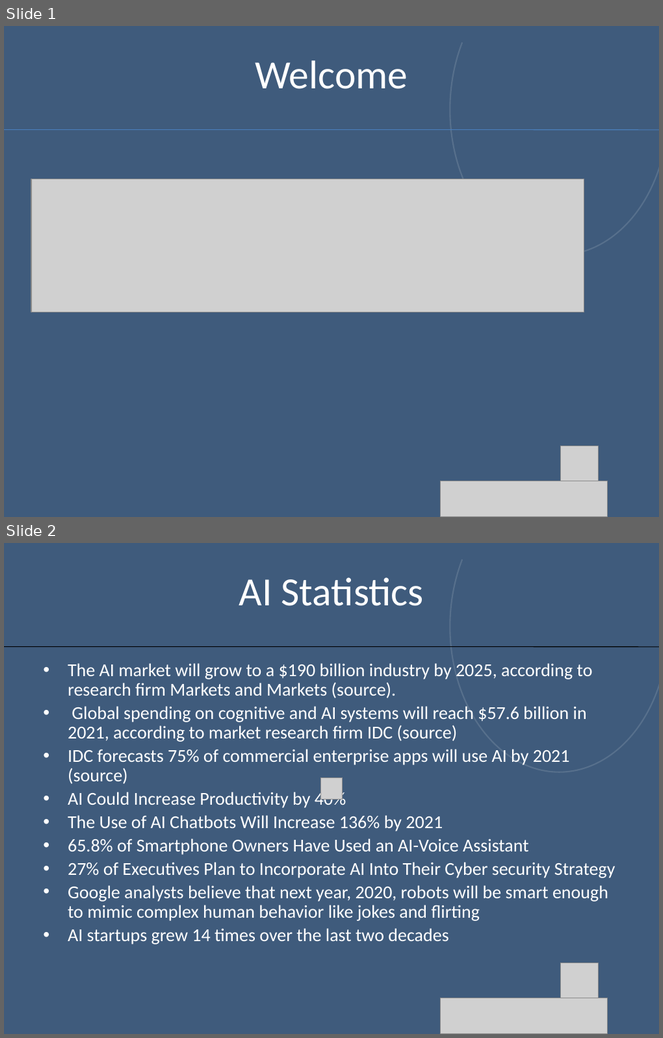
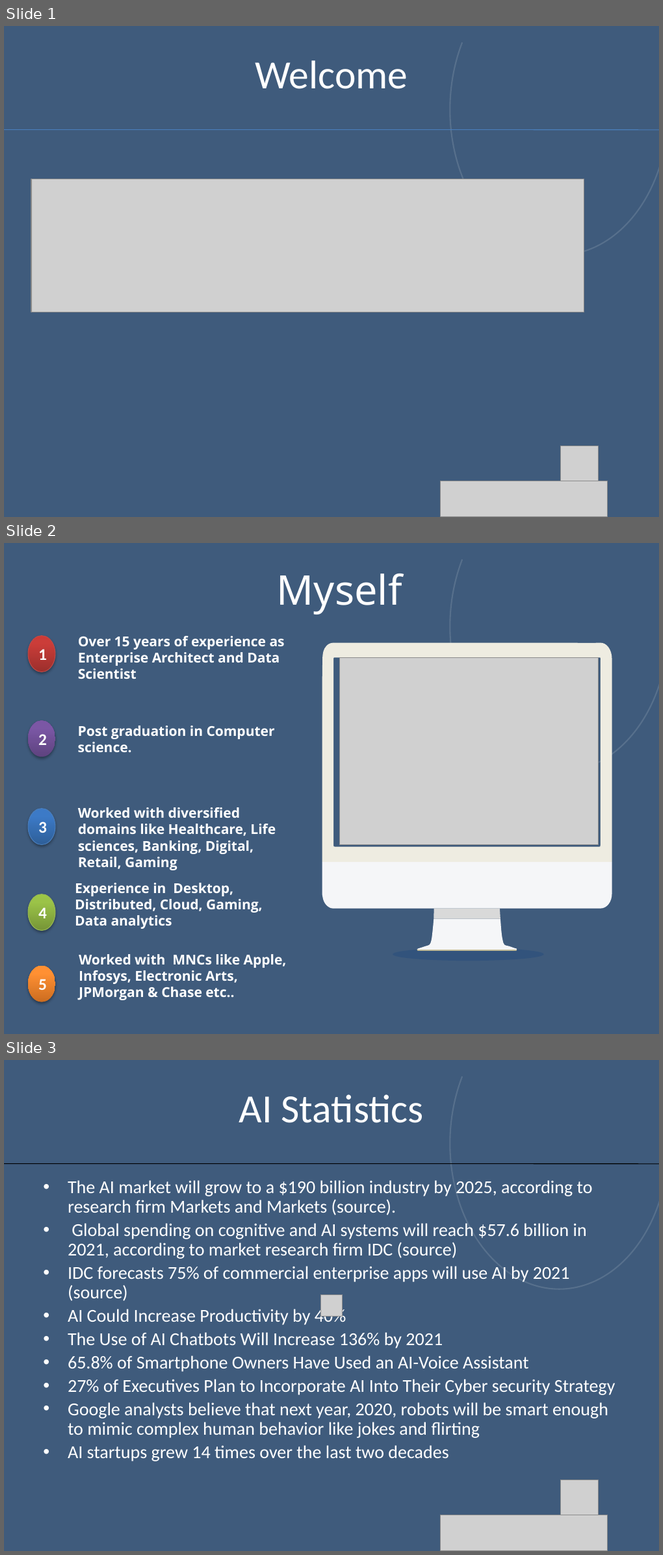
Before and after one commit to aimlearnings/DataScience, a slide deck: Introduction.pptx. Shown one above the other, each under a label of ours: slides 1 and 2 before the commit, slides 1, 2 and 3 after it. The pictures are 663x1038 and 663x1555 pixels, drawn with LibreOffice and Linux fonts; fonts in the diff are those of the drawing; grey boxes stand for pictures; background and template pictures are left out; a plain dark background stands for a picture behind light text. Boxes give left, top, right and bottom in pixels: in the first picture for what was removed or moved away, otherwise in the second. Text is boxed around its words. In the diff, an @@ line names an element or a change of style, - is before the commit and + after.

Commit message:
Adding PPTs

```diff
--- a/Introduction.pptx
+++ b/Introduction.pptx
@@ slide 2 added at box(4, 543, 659, 1034), background picture (left out); not listed: 2 template elements that a slide beside it also shows @@
@@ text added at box(277, 574, 402, 615), 45 pt, text #FFFFFF @@
+Myself
@@ ellipse added at box(28, 635, 56, 672), fill gradient #9C2F2D to #CB3E3A to #CE3B37, outline #BF4C48 0.75 pt, 18 pt, text #FFFFFF, bold @@
+1
@@ text added at box(78, 636, 285, 679), 15 pt, text #FFFFFF, bold @@
+Over 15 years of experience as Enterprise Architect and Data Scientist
@@ picture added at box(339, 657, 598, 845) @@
@@ ellipse added at box(28, 720, 56, 757), fill gradient #5F4480 to #7B58A6 to #7C57A8, 18 pt, text #FFFFFF, bold @@
+2
@@ text added at box(78, 726, 275, 753), 15 pt, text #FFFFFF, bold @@
+Post graduation in Computer science.
@@ ellipse added at box(28, 808, 56, 845), fill gradient #2F5F99 to #3D7CC7 to #3A7CCB, outline #4B7EBC 0.75 pt, 18 pt, text #FFFFFF, bold @@
+3
@@ text added at box(78, 808, 276, 871), 15 pt, text #FFFFFF, bold @@
+Worked with diversified domains like Healthcare, Life sciences, Banking, Digital, Retail, Gaming
@@ text added at box(75, 883, 263, 929), 15 pt, text #FFFFFF, bold @@
+Experience in Desktop, Distributed, Cloud, Gaming, Data analytics
@@ ellipse added at box(28, 894, 56, 930), fill gradient #779737 to #9BC348 to #9DC746, outline #98B955 0.75 pt, 18 pt, text #FFFFFF, bold @@
+4
@@ ellipse added at box(393, 948, 544, 961), fill #1F497D at 40% opacity @@
@@ group added at box(322, 642, 612, 951): 5 freeform shapes @@
@@ ellipse added at box(28, 966, 56, 1003), fill gradient #CC6E20 to #FF9034 to #FF9136, 18 pt, text #FFFFFF, bold @@
+5
@@ text added at box(79, 954, 287, 1001), 15 pt, text #FFFFFF, bold @@
+Worked with MNCs like Apple, Infosys, Electronic Arts, JPMorgan & Chase etc..
@@ what was slide 2 is now slide 3 @@
```
Also in this commit, not shown: 1 slide removed, 7 other files.
